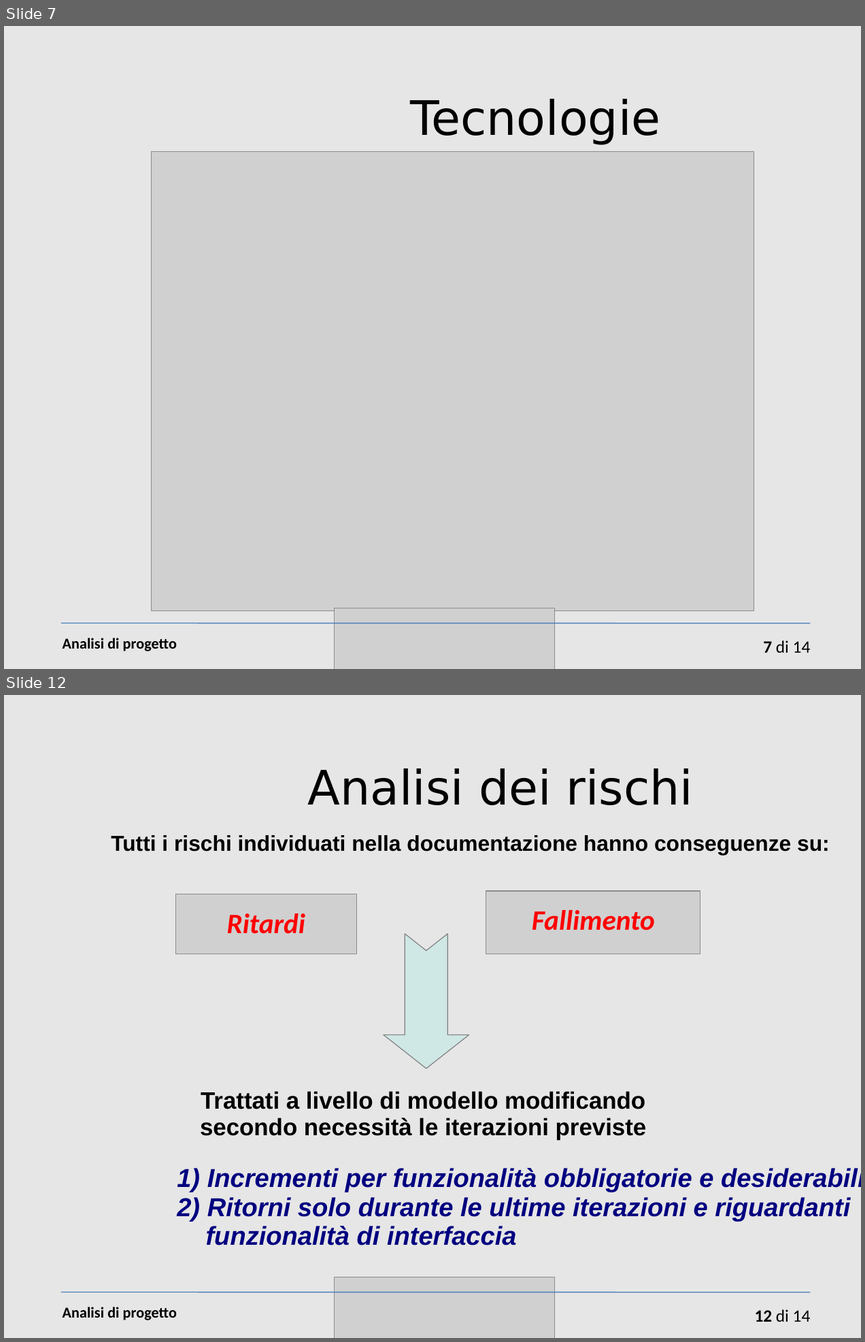
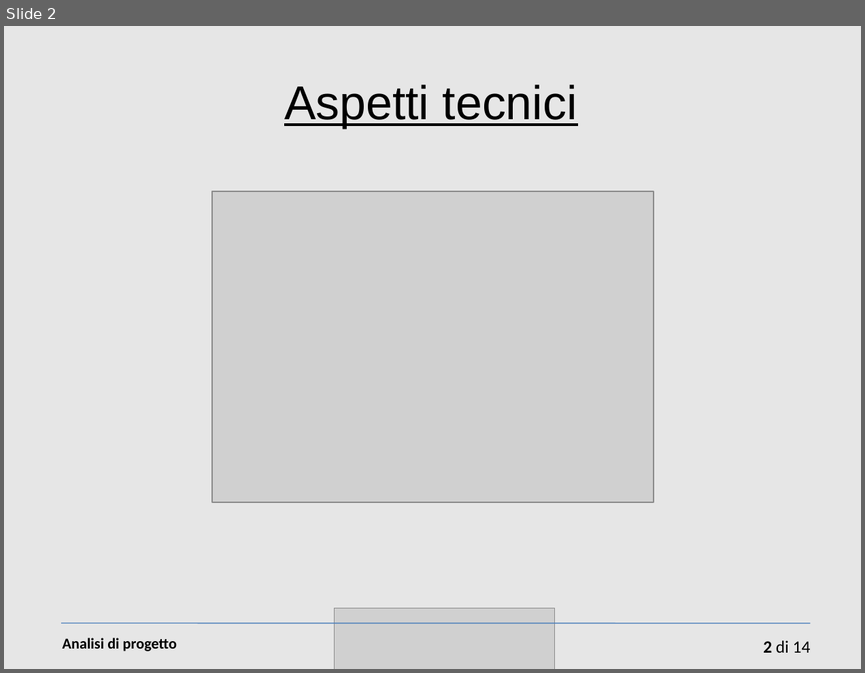
Before and after one commit to sevenfold-IS2011/woty_SGP, a slide deck: 2 dettagli tecnici/Presentazione-cap2.ppt. Shown one above the other, each under a label of ours: slides 7 and 12 before the commit, slide 2 after it; the slides between them are not shown. The pictures are 865x1342 and 865x673 pixels, drawn with LibreOffice and Linux fonts; fonts in the diff are those of the drawing; grey boxes stand for pictures. Boxes give left, top, right and bottom in pixels: in the first picture for what was removed or moved away, otherwise in the second. Text is boxed around its words. In the diff, an @@ line names an element or a change of style, - is before the commit and + after.

```diff
--- a/2 dettagli tecnici/Presentazione-cap2.ppt
+++ b/2 dettagli tecnici/Presentazione-cap2.ppt
@@ slide 12 removed at (x1=4, y1=695, x2=861, y2=1338), background #E6E6E6 @@
@@ text removed at (x1=308, y1=768, x2=693, y2=805) @@
-Analisi dei rischi
@@ text removed at (x1=111, y1=835, x2=830, y2=855) @@
-Tutti i rischi individuati nella documentazione hanno conseguenze su:
@@ picture removed at (x1=176, y1=894, x2=357, y2=954) @@
@@ picture removed at (x1=486, y1=891, x2=700, y2=954) @@
@@ text removed at (x1=227, y1=913, x2=305, y2=934) @@
-Ritardi
@@ text removed at (x1=532, y1=910, x2=655, y2=930) @@
-Fallimento
@@ freeform shape removed at (x1=383, y1=933, x2=468, y2=1068) @@
@@ text removed at (x1=200, y1=1091, x2=647, y2=1140) @@
-Trattati a livello di modello modificando secondo necessità le iterazioni previste
@@ text removed at (x1=177, y1=1168, x2=861, y2=1245) @@
-1) Incrementi per funzionalità obbligatorie e desiderabili
-2) Ritorni solo durante le ultime iterazioni e riguardanti
-funzionalità di interfaccia
@@ picture removed at (x1=334, y1=1276, x2=555, y2=1338) @@
@@ line removed from (62, 1292) to (810, 1292) @@
@@ text removed at (x1=62, y1=1306, x2=177, y2=1320) @@
-Analisi di progetto
@@ page number removed at (x1=755, y1=1309, x2=810, y2=1321) @@
-12 di 14
@@ what was slide 7 is now slide 2 @@
@@ slide 2 changed as well @@
@@ title added at (x1=284, y1=84, x2=577, y2=129), 44 pt, text #000000, underline @@
+Aspetti tecnici
@@ text removed at (x1=411, y1=99, x2=661, y2=145) @@
-Tecnologie
@@ picture resized from (x1=152, y1=151, x2=754, y2=610) to (x1=212, y1=192, x2=654, y2=503) @@
@@ page number at (x1=763, y1=640, x2=810, y2=652): text changed @@
-7 di 14
+2 di 14
```
Also in this commit, not shown: 1 other slide changed, 7 slides added, 11 other slides removed, 1 other file.
